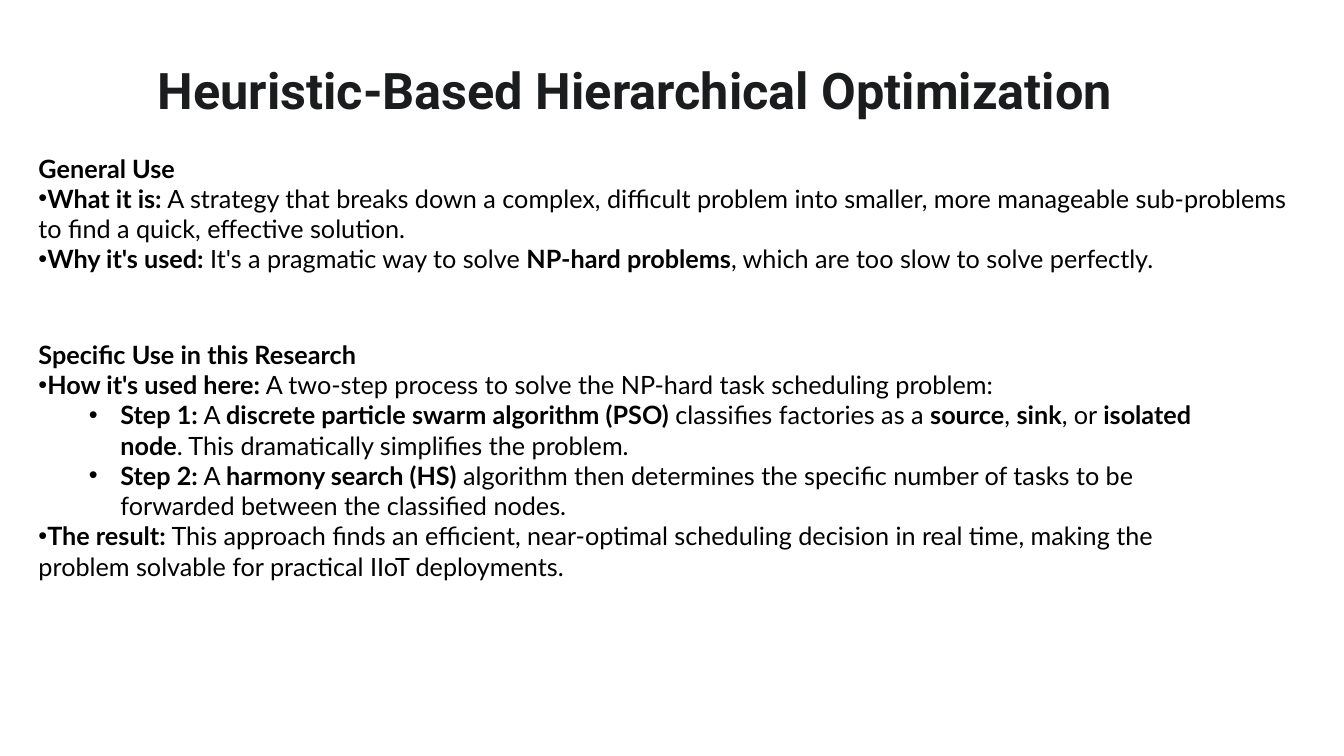
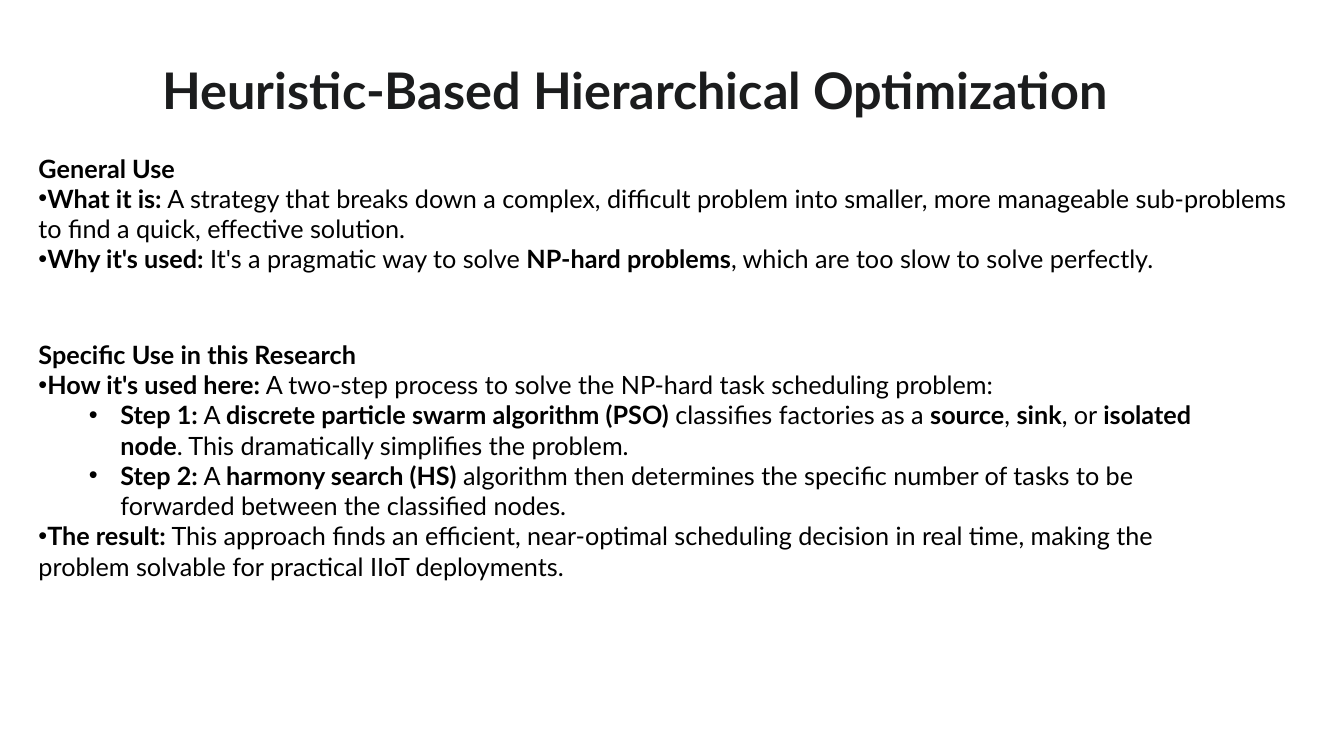
Before and after one commit to 23CSE362-edge-computing-2025-26-odd/capstone-project-02-thingdifferent, a slide deck: slide 9 of Document/Thing Differnet-02 Edge Computing Review 1.pptx (slide 11 before the commit). Drawn at 1344x756 pixels with LibreOffice and Linux fonts; fonts in the diff are those of the drawing. Boxes give left, top, right and bottom in pixels: in the first picture for what was removed or moved away, otherwise in the second. Text is boxed around its words. In the diff, an @@ line names an element or a change of style, - is before the commit and + after.

```diff
--- a/Document/Thing Differnet-02 Edge Computing Review 1.pptx
+++ b/Document/Thing Differnet-02 Edge Computing Review 1.pptx
@@ title "Heuristic-Based Hierarchical Optimization" at [163, 71, 1107, 117]: font Roboto to Lato @@
```
Also in this commit, not shown: 9 other slides changed, 2 slides added, 4 slides removed.
